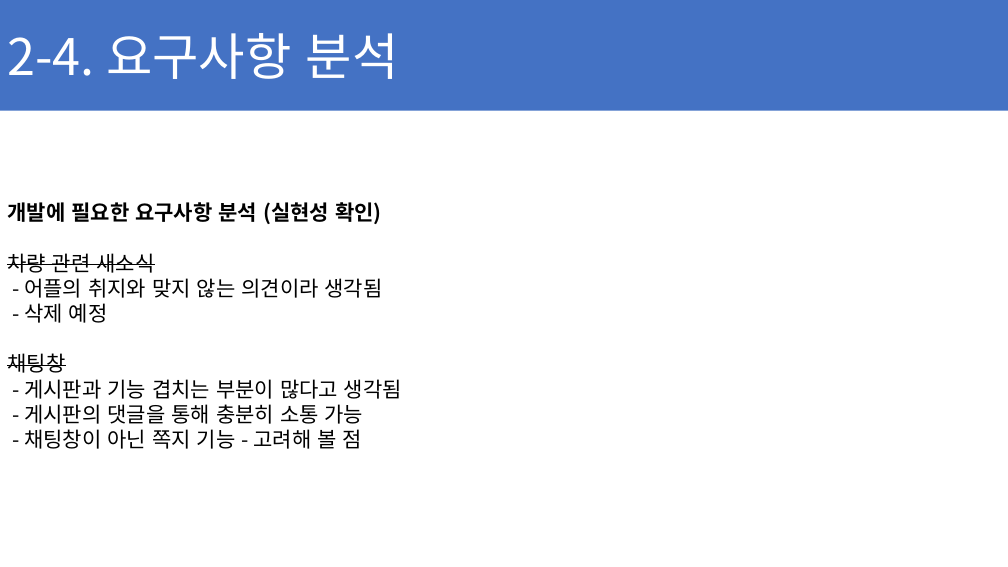
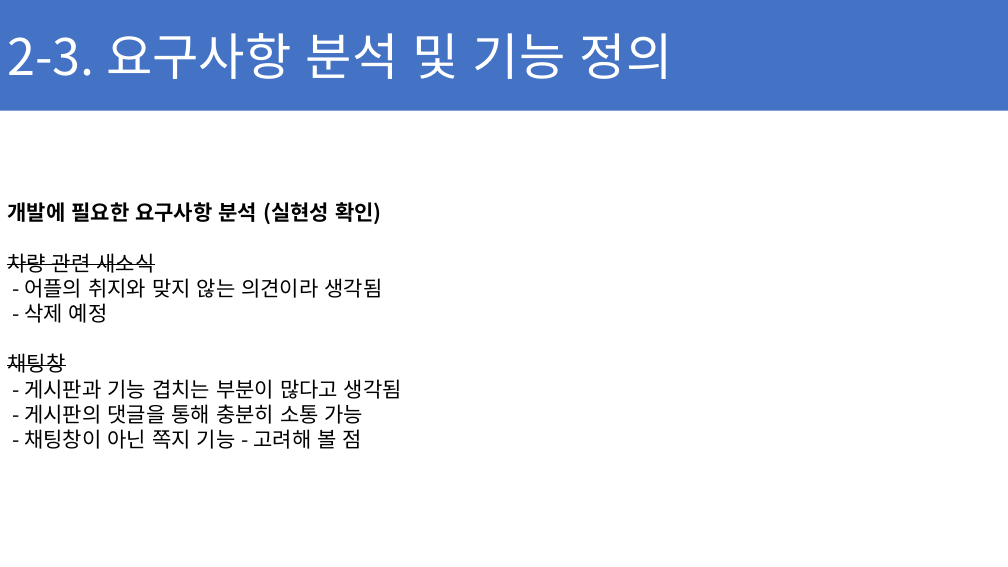
Before and after one commit to ChaeSung-Lee/DJ_InternShip, a slide deck: slide 27 of 2021_Summer/jp.hong/Project_BnC_jph.pptx (slide 25 before the commit). Drawn at 1008x567 pixels with LibreOffice and Linux fonts; fonts in the diff are those of the drawing. Boxes give left, top, right and bottom in pixels: in the first picture for what was removed or moved away, otherwise in the second. Text is boxed around its words. In the diff, an @@ line names an element or a change of style, - is before the commit and + after.

```diff
--- a/2021_Summer/jp.hong/Project_BnC_jph.pptx
+++ b/2021_Summer/jp.hong/Project_BnC_jph.pptx
@@ text in rectangle at [7,33,673,79]: text changed @@
-2-4. 요구사항 분석
+2-3. 요구사항 분석 및 기능 정의
```
Also in this commit, not shown: 13 other slides changed, 3 slides added.
